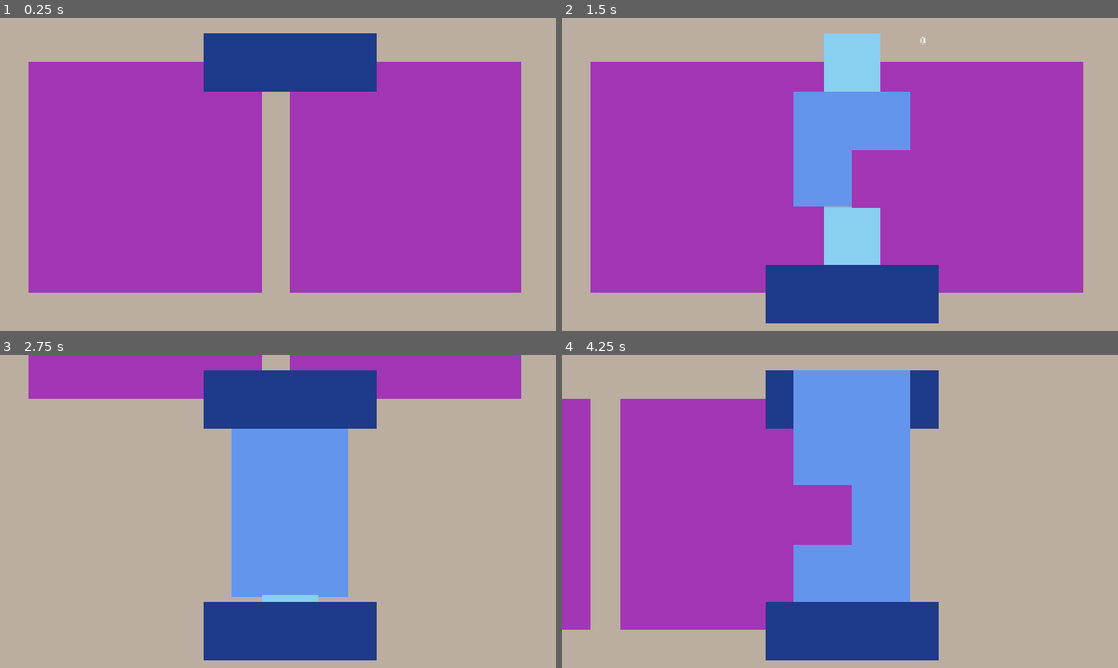
Above: before the commit, frames 1-4 (two rows, left to right).
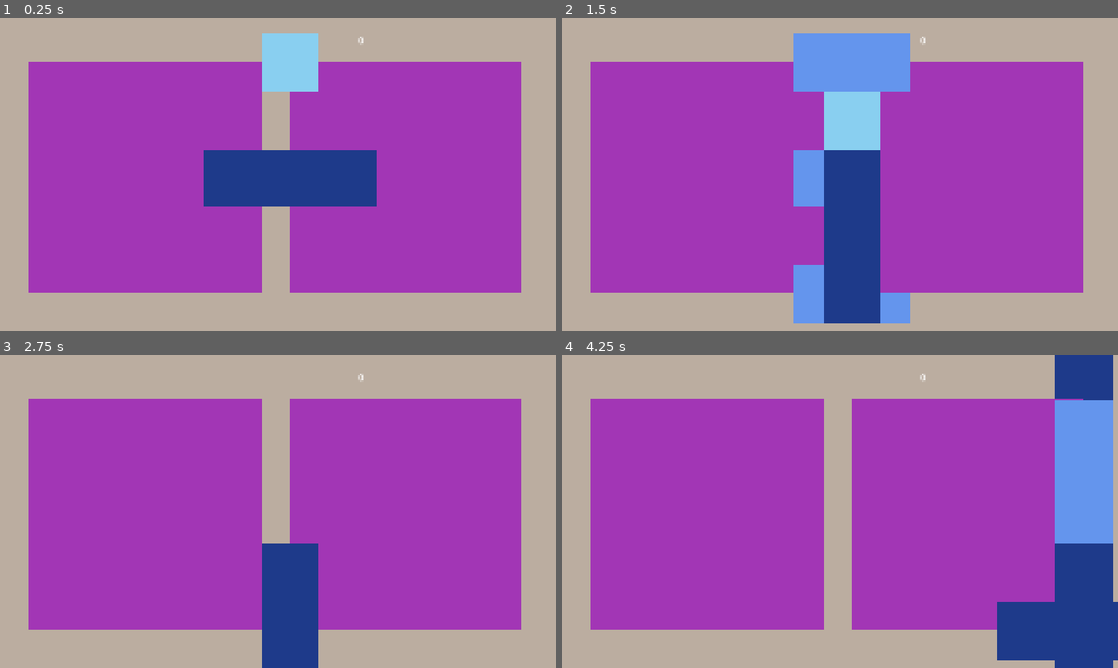
Above: after the commit, the same moments.

Repository: jpns3334444/2048-mirror
Game: Godot game, scene res://src/game.tscn
Same seed, same stepped clock (60 frames per second), same inputs: the game is played once before the commit and once after it.
Inputs:
- Up to frame 1 (0.25 s): no input
- Up to frame 2 (1.5 s): tap Enter (action) at 0.5, 1.35 s; hold D (right) 0.53-1.28 s; hold Enter (action) 0.53-1.28 s; hold S (down) from 1.28 s (still down)
- Up to frame 3 (2.75 s): tap Space at 2 s; release S (down) at 2.03 s; hold D (right) from 2.03 s (still down); hold Enter (action) from 2.03 s (still down)
- Up to frame 4 (4.25 s): release D (right) at 2.78 s; release Enter (action) at 2.78 s; hold W (up) 2.78-3.53 s; tap Enter (action) at 2.85 s; hold A (left) from 3.53 s (still down); hold Enter (action) from 3.53 s (still down)

The runs differ from the first frame. In frame 1, 11% of the frame differs, in the area x 36-68%, y 4-61%; in frame 2, 15%; in frame 3, 79%, in the area x 5-94%, y 0-100%; in frame 4, 60%.

Commit message:
Enhance board functionality: update panel pivot settings for improved layout, add debug prints for tile spawning and rotation processes, and streamline tile addition to grid cells for better gameplay feedback.

Diff:
--- a/src/board.gd
+++ b/src/board.gd
@@ -26,6 +26,12 @@
 var cell_size: Vector2
 
 func _ready() -> void:
+    $Panel.pivot_offset = $Panel.size / 2
+    print("Panel size: ", $Panel.size)
+    print("Pivot offset set to: ", $Panel.pivot_offset)
+    # Force GridContainer to calculate layout immediately
+    $Panel/GridContainer.force_update_transform()
+    await get_tree().process_frame
     reset_game()
 
 func _input(event: InputEvent) -> void:
@@ -57,16 +63,33 @@
     }
 
 func spawn_new_tile() -> void:
+    print("=== SPAWN DEBUG ===")
+    print("Board global_position: ", global_position)
+    print("Panel global_position: ", $Panel.global_position)
+    print("GridContainer global_position: ", $Panel/GridContainer.global_position)
+    print("Panel size: ", $Panel.size)
+    print("Panel position: ", $Panel.position)
+    print("GridContainer size: ", $Panel/GridContainer.size)
+    print("GridContainer position: ", $Panel/GridContainer.position)
+
     var empty_cells = get_empty_cells()
     if empty_cells.is_empty():
         return
 
     var index = empty_cells[randi() % empty_cells.size()]
-    var control_cell = $Panel/GridContainer.get_child(index)
+    var spawn_cell = $Panel/GridContainer.get_child(index)
+
+    print("Spawning in cell index: ", index)
+    print("spawn_cell cell size: ", spawn_cell.size)
+    print("spawn_cell cell position: ", spawn_cell.position)
+    print("spawn_cell cell global_position: ", spawn_cell.global_position)
+
     var tile = TILE_SCENE.instantiate()
-
-    add_child(tile)
-    tile.global_position = control_cell.global_position
+    spawn_cell.add_child(tile)
+
+    print("Tile position after spawn: ", tile.position)
+    print("Tile global_position after spawn: ", tile.global_position)
+    tile.global_position = spawn_cell.global_position
     tile.add_to_group("tiles")
 
     var value = randi_range(1, 3)
@@ -133,7 +156,9 @@
     return empty_cells
 
 func step_game(direction: Direction) -> void:
-    print("Before - GridContainer global_position: ", $Panel/GridContainer.global_position)
+    print("=== ROTATION DEBUG ===")
+    print("Before rotation:")
+    print("  Panel rotation_degrees: ", $Panel.rotation_degrees)
     # Unfreeze freshly spawned tile
     for tile in frozen_tiles:
         if tile != null:
@@ -148,7 +173,9 @@
           Direction.LEFT: $Panel.rotation_degrees = 90
           Direction.RIGHT: $Panel.rotation_degrees = -90
     spawn_new_tile()
-    print("After - GridContainer global_position: ", $Panel/GridContainer.global_position)
+    print("After rotation:")
+    print("  Panel rotation_degrees: ", $Panel.rotation_degrees)
+    print("=====================")
 
 func slice(index: int, direction: Direction) -> Array:
     if index < 0 or index >= GRID_SIZE:
--- a/src/game.gd
+++ b/src/game.gd
@@ -9,8 +9,6 @@
 	$Board.game_finished.connect(_on_board_game_finished)
 
 	# Connect Board2 signals
-	$Board2.score_increased.connect(_on_board2_score_increased)
-	$Board2.score_reset.connect(_on_board2_score_reset)
 	$Board2.game_finished.connect(_on_board_game_finished)
 
 	# Set different seeds for random tile spawning
@@ -39,14 +37,10 @@
 func _on_board1_score_reset() -> void:
 	$Score.reset_score()
 
-func _on_board2_score_reset() -> void:
-	$Score2.reset_score()
 
 func _on_board1_score_increased(amount) -> void:
 	$Score.increase_score(amount)
 
-func _on_board2_score_increased(amount) -> void:
-	$Score2.increase_score(amount)
 
 func _on_board_game_finished() -> void:
 	# Don't end game for now - continuous play
